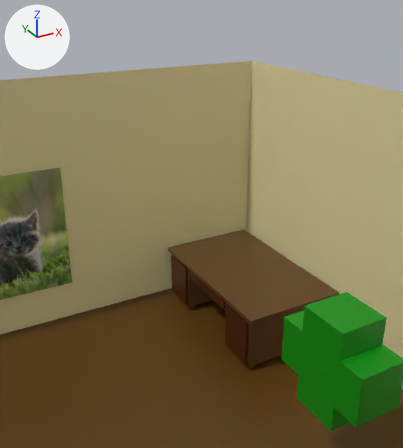
One commit to the Blender file src/assets/models/scene.blend: the scene before it, then after it.
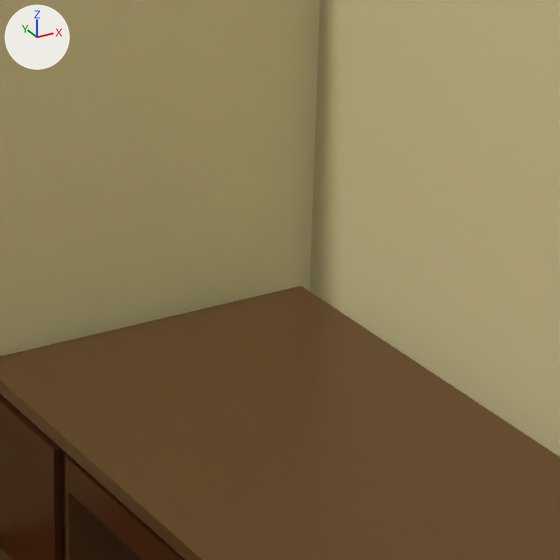
There are two pictures of each version: one from a 50 mm lens placed at (-1.0, -3.72, 5.28), pointed at (3.44, 4.37, 1.24), one close up on the part from 43% to 76% of the width and 36% to 66% of the height. Every picture has the same lights, and +X, +Y and +Z are marked at upper left.

In view in the first close-up: 'Desk', 'Drawer.L', 'East Wall', 'Long Drawer', 'North Wall'.
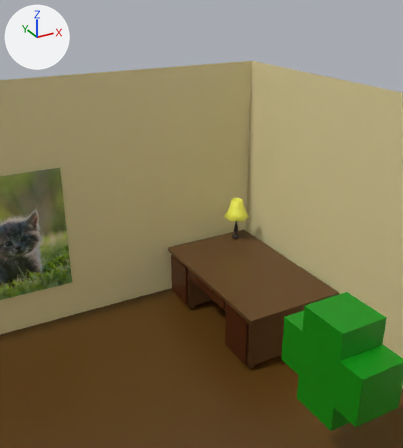
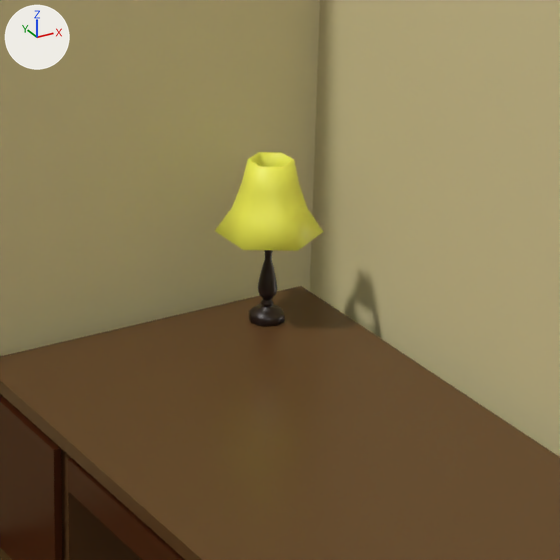
What differs and where, as boxes (x1, y1, x2, y2) in the close-ups (560 x 560 px):
'Lamp', added (yellow)
    after: (215, 152, 323, 327)
    faces in mat_lampshade (yellow #ffff5c): (215, 152, 323, 251)
    faces in mat_lamp (black #241612): (249, 250, 285, 327)

The change, as a list of edits to the scene's bpy script:
```text
Add mat_lampshade:
    mat_lampshade = principled_material('Lampshade')
    mat_lampshade.base_color = (1.0, 1.0, 0.107)  # yellow #ffff5c
Add mat_bulb:
    mat_bulb = principled_material('Bulb')
    mat_bulb.base_color = (0.8, 0.8, 0.8)  # white #e7e7e7
    mat_bulb.emission_color = (0.962, 1.0, 0.789)  # white #fbffe6
    mat_bulb.emission_strength = 1.0
Add mat_lamp:
    mat_lamp = principled_material('Lamp')
    mat_lamp.base_color = (0.0174, 0.00786, 0.00585)  # black #241612
    mat_lamp.roughness = 0.385
Add me_beziercurve_003:
    me_beziercurve_003.from_pydata(...)  # 268 vertices, 270 faces; spans x -0.2..0.2, y -0.231..0.231, z 0.0..0.74
    me_beziercurve_003.polygons.foreach_set('use_smooth', [True] * 270)
    # faces by material slot: [184, 48, 38]
    me_beziercurve_003.materials.append(mat_lamp)  # black #241612
    me_beziercurve_003.materials.append(mat_lampshade)  # yellow #ffff5c
    me_beziercurve_003.materials.append(mat_bulb)  # white #e7e7e7
Add ob_lamp:
    ob_lamp = bpy.data.objects.new('Lamp', me_beziercurve_003)
    ob_lamp.location = (4.013, 4.097, 0.95)
```
